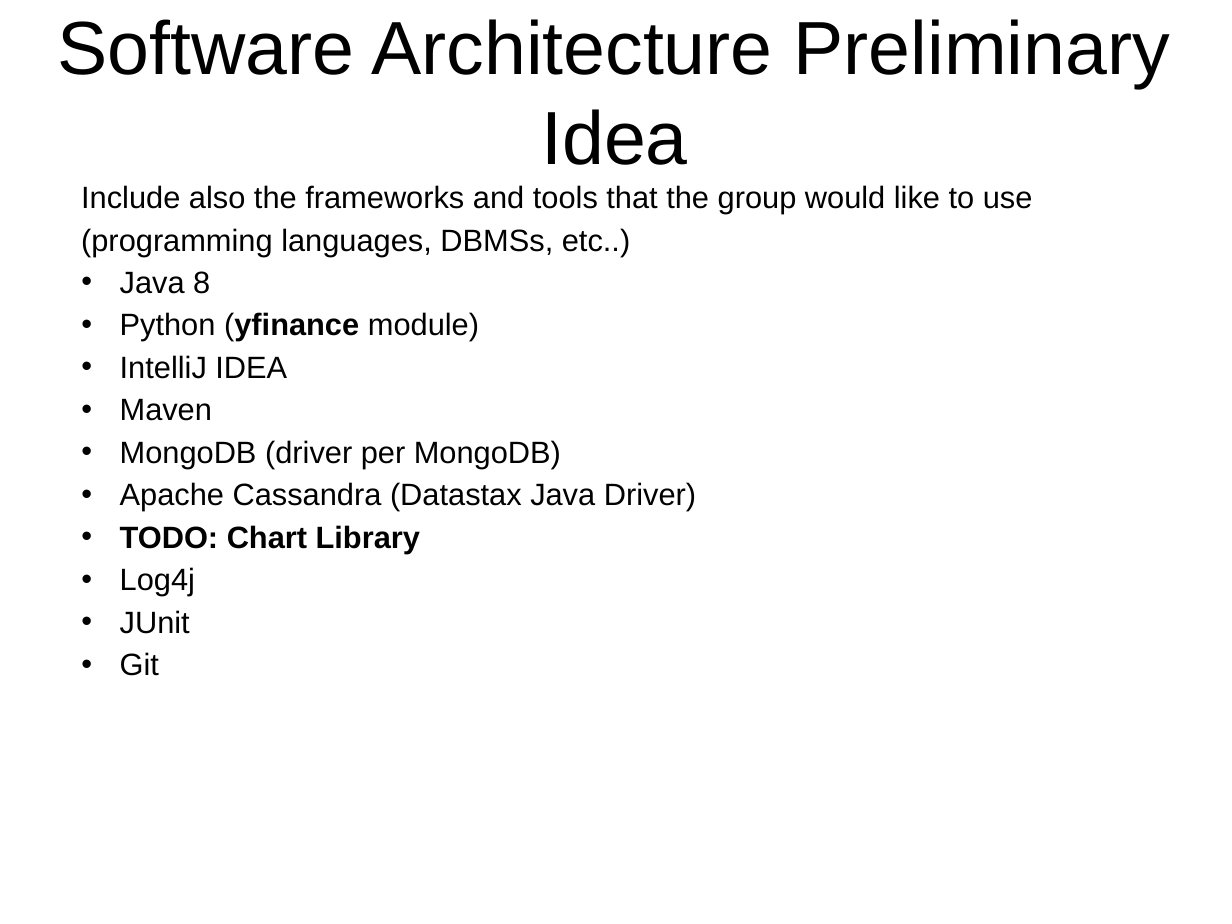
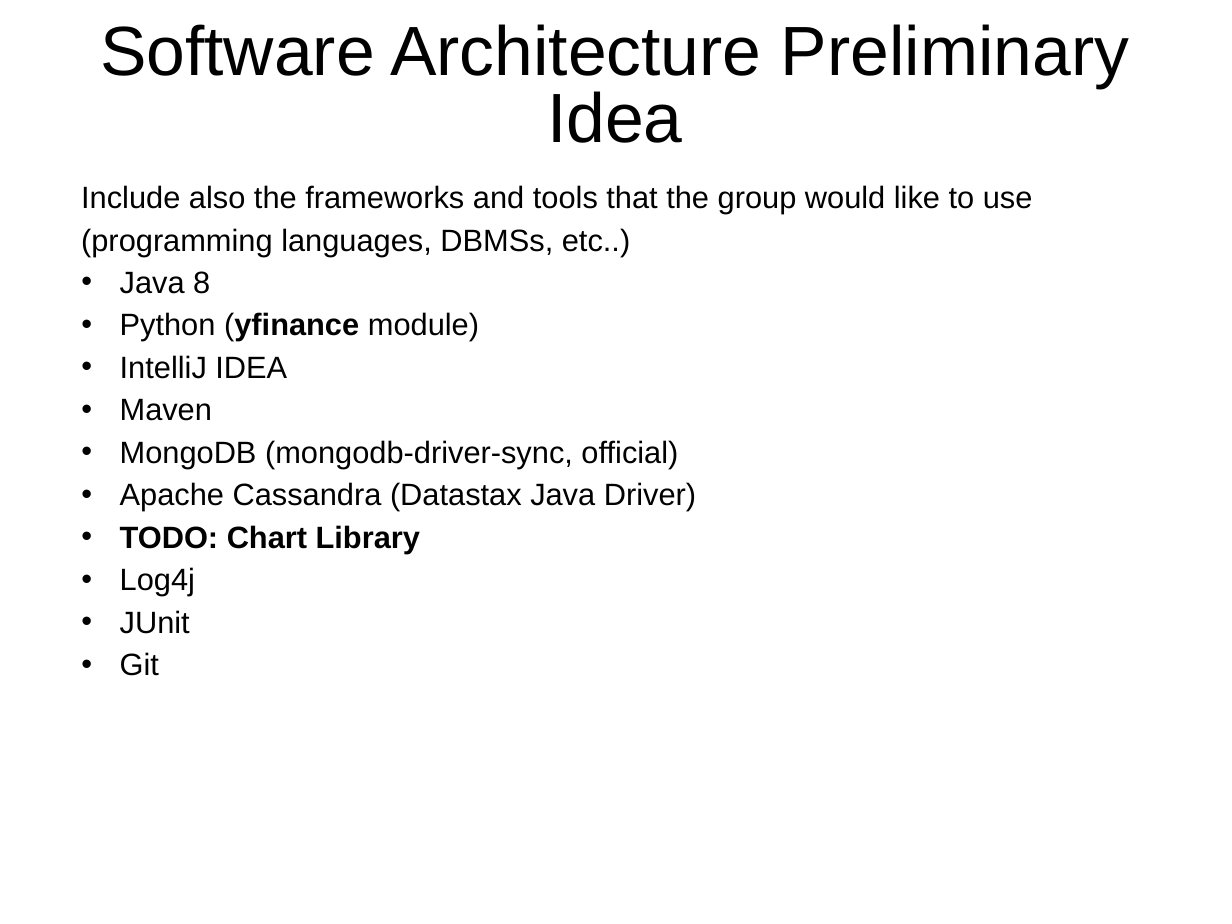
Before and after one commit to rambodrahmani/stocksim, a slide deck: slide 8 of documentation/stocksim_preliminary_presentation.pptx. Drawn at 1232x924 pixels with LibreOffice and Linux fonts; fonts in the diff are those of the drawing; background and template pictures are left out. Boxes give left, top, right and bottom in pixels: in the first picture for what was removed or moved away, otherwise in the second. Text is boxed around its words. In the diff, an @@ line names an element or a change of style, - is before the commit and + after.

```diff
--- a/documentation/stocksim_preliminary_presentation.pptx
+++ b/documentation/stocksim_preliminary_presentation.pptx
@@ text "Software Architecture Preliminary Idea" at [100,24,1129,143]: size 44 to 40.7 pt; line spacing 1 to 0.8 @@
@@ text at [120,440,678,469]: text changed @@
-• MongoDB (driver per MongoDB)
+• MongoDB (mongodb-driver-sync, official)
```
Also in this commit, not shown: 3 other slides changed, 2 other files.
